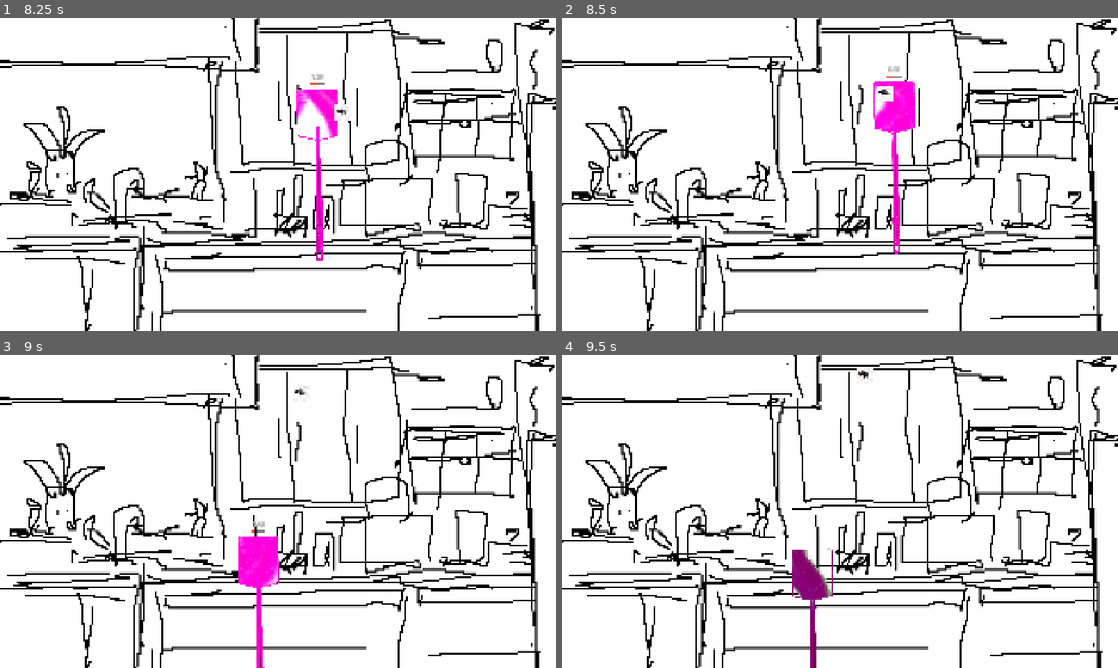
Above: before the commit, frames 1-4 (two rows, left to right).
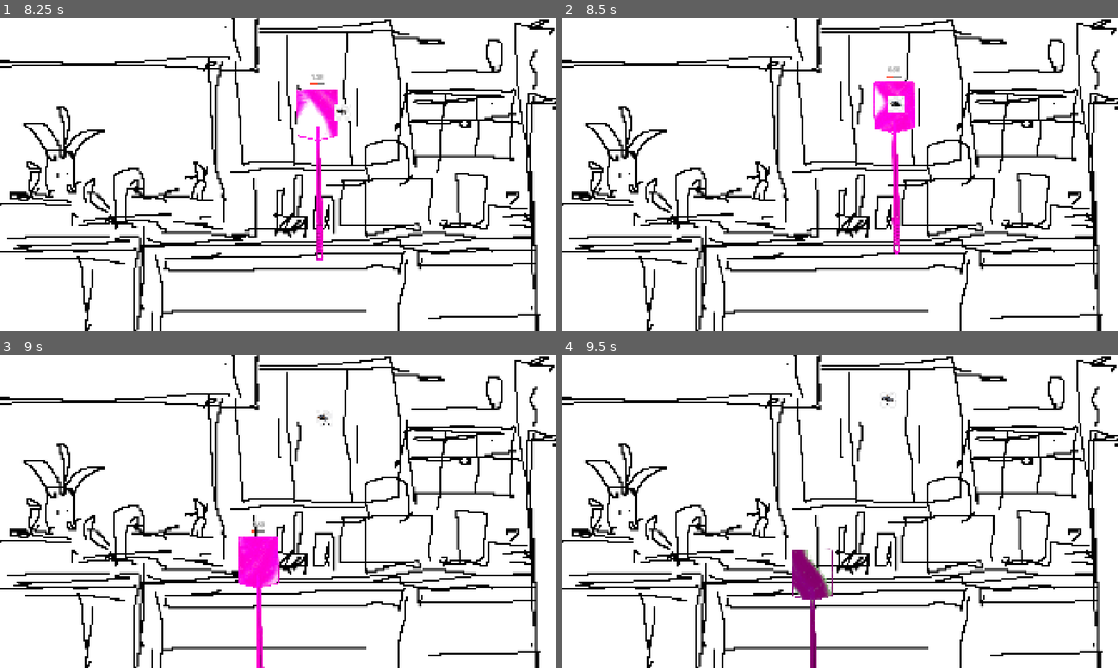
Above: after the commit, the same moments.

Repository: ritks/FlySwatting
Game: Godot game, scene res://Main.tscn
Two runs of this game, one before a commit and one after it. Both use one fixed random seed, a clock stepped at 60 frames per second and the inputs below.
Inputs (mouse positions are in pixels of both pictures, inside the frame that each line leads up to):
- Up to frame 1 (8.25 s): tap Enter at 0.5 s; move the mouse to (400, 158) at 0.52 s; tap F every 0.75 s from 0.6 to 8.1 s; click (400, 158) at 0.67 s; move the mouse to (166, 190) at 1.27 s; click (166, 190) at 1.42 s; move the mouse to (333, 105) at 2.02 s; click (333, 105) at 2.17 s; move the mouse to (250, 237) at 2.77 s; click (250, 237) at 2.92 s; move the mouse to (444, 221) at 3.52 s; click (444, 221) at 3.67 s; move the mouse to (111, 127) at 4.27 s; click (111, 127) at 4.42 s; move the mouse to (305, 174) at 5.02 s; click (305, 174) at 5.17 s; move the mouse to (194, 96) at 5.77 s; click (194, 96) at 5.92 s; move the mouse to (400, 158) at 6.52 s; click (400, 158) at 6.67 s; move the mouse to (166, 190) at 7.27 s; click (166, 190) at 7.42 s; move the mouse to (333, 105) at 8.02 s; click (333, 105) at 8.17 s
- Up to frame 2 (8.5 s): no input
- Up to frame 3 (9 s): move the mouse to (250, 574) at 8.77 s; tap F at 8.85 s; click (250, 574) at 8.92 s
- Up to frame 4 (9.5 s): no input

Frame 1 is identical in both runs. In frame 2, 0.3% of the frame differs, in the area x 56-62%, y 21-31%; in frame 3, less than 0.1%; in frame 4, less than 0.1%.

Commit message:
Rework swatter types into hand-authored head scenes
- Each swatter type (fly swatter, frying pan) is now its own scene with a real Sprite2D + CollisionShape2D, editable directly in the 2D editor gizmo instead of being computed at runtime
- Equipping swaps by reparenting the clicked head between the swatter and its pickup slot, rather than swapping resource-driven texture/shape data
- Slimmed SwatterKit down to just swat_time and follow_speed
- Removed the now-unused SwatterPickup scene/script and the unused kitchen.webp asset

Co-Authored-By: Claude Sonnet 5 <noreply@anthropic.com>

Diff:
--- a/Main.gd
+++ b/Main.gd
@@ -16,7 +16,8 @@
 @onready var camera: Camera2D = $Camera2D
 
 func _ready() -> void:
-	Input.mouse_mode = Input.MOUSE_MODE_VISIBLE
+	# Input.mouse_mode = Input.MOUSE_MODE_VISIBLE
+	Input.mouse_mode = Input.MOUSE_MODE_HIDDEN
 	swatter.flies_swatted.connect(_on_flies_swatted)
 	spawn_timer.timeout.connect(_on_spawn_timer_timeout)
 	_update_score_label()
--- a/Main.tscn
+++ b/Main.tscn
@@ -3,8 +3,7 @@
 [ext_resource type="PackedScene" uid="uid://dcsqdnugvemyg" path="res://Swatter.tscn" id="1_swatter"]
 [ext_resource type="Script" uid="uid://bv8wy0ysytguu" path="res://Main.gd" id="2_main_script"]
 [ext_resource type="Texture2D" uid="uid://cburec6kaqf0u" path="res://kitchen.png" id="3_kitchen"]
-[ext_resource type="PackedScene" path="res://SwatterPickup.tscn" id="4_pickup"]
-[ext_resource type="Resource" path="res://SwatterKitFryingPan.tres" id="5_frying_pan_kit"]
+[ext_resource type="PackedScene" path="res://SwatterHeadFryingPan.tscn" id="4_head_frying_pan"]
 
 [node name="Node2D" type="Node2D" unique_id=1227232645]
 script = ExtResource("2_main_script")
@@ -20,9 +19,11 @@
 
 [node name="Swatter" parent="." unique_id=1217006272 instance=ExtResource("1_swatter")]
 
-[node name="FryingPanPickup" parent="." instance=ExtResource("4_pickup")]
+[node name="PickupSlot" type="Node2D" parent="."]
 position = Vector2(-960, 540)
-kit = ExtResource("5_frying_pan_kit")
+
+[node name="FryingPanPickup" parent="PickupSlot" instance=ExtResource("4_head_frying_pan")]
+groups=["swatter_pickup"]
 
 [node name="CanvasLayer" type="CanvasLayer" parent="." unique_id=1558141328]
 
--- a/Swatter.gd
+++ b/Swatter.gd
@@ -7,40 +7,28 @@
 const BAR_SIZE := Vector2(50.0, 8.0)
 const BAR_MARGIN := 20.0
 const TIMER_LABEL_SIZE := Vector2(90.0, 30.0)
-const FOLLOW_SPEED := 10.0
 
-@export var default_kit: SwatterKit
-
-@onready var sprite: Sprite2D = $Sprite2D
 @onready var timer_label: Label = $TimerLabel
-@onready var collision_shape: CollisionShape2D = $CollisionShape2D
 
 var state: State = State.IDLE
-var kit: SwatterKit
+var active_head: SwatterHead
 var time_left: float = 0.0
 var bar_offset: Vector2
 var swat_center_offset: Vector2
 
 func _ready() -> void:
-	add_to_group("swatter")
-	set_kit(default_kit)
+	for child in get_children():
+		if child is SwatterHead:
+			active_head = child
+			break
+	_refresh_active_head_metrics()
 
-func set_kit(new_kit: SwatterKit) -> void:
-	if new_kit == null or state != State.IDLE:
-		return
-	kit = new_kit
-
-	sprite.texture = kit.texture
-	sprite.scale = kit.sprite_scale
-
-	var shape := collision_shape.shape as RectangleShape2D
-	shape.size = kit.collision_size
-	collision_shape.position = kit.collision_offset
-	swat_center_offset = kit.collision_offset
+func _refresh_active_head_metrics() -> void:
+	swat_center_offset = active_head.collision_shape.position
 
 	var sprite_half_height := 0.0
-	if sprite.texture:
-		sprite_half_height = sprite.texture.get_height() * sprite.scale.y / 2.0
+	if active_head.sprite.texture:
+		sprite_half_height = active_head.sprite.texture.get_height() * active_head.sprite.scale.y / 2.0
 	bar_offset = Vector2(-BAR_SIZE.x / 2.0, -sprite_half_height - BAR_MARGIN)
 	timer_label.position = bar_offset + Vector2(
 		BAR_SIZE.x / 2.0 - TIMER_LABEL_SIZE.x / 2.0,
@@ -49,7 +37,7 @@
 
 func _process(delta: float) -> void:
 	var target := get_global_mouse_position() - swat_center_offset
-	var weight := 1.0 - exp(-FOLLOW_SPEED * delta)
+	var weight := 1.0 - exp(-active_head.kit.follow_speed * delta)
 	global_position = global_position.lerp(target, weight)
 
 	if state == State.COUNTDOWN:
@@ -62,38 +50,59 @@
 
 func _unhandled_input(event: InputEvent) -> void:
 	if event is InputEventMouseButton and event.button_index == MOUSE_BUTTON_LEFT and event.pressed:
+		if state != State.IDLE:
+			return
+
 		var pickup := _pickup_at_mouse()
 		if pickup:
-			set_kit(pickup.kit)
+			_swap_head(pickup)
 			return
 
-		if state == State.IDLE:
-			state = State.COUNTDOWN
-			time_left = kit.swat_time
-			timer_label.text = "%.2f" % time_left
-			timer_label.visible = true
+		state = State.COUNTDOWN
+		time_left = active_head.kit.swat_time
+		timer_label.text = "%.2f" % time_left
+		timer_label.visible = true
 
-func _pickup_at_mouse() -> Area2D:
+func _pickup_at_mouse() -> SwatterHead:
 	var params := PhysicsPointQueryParameters2D.new()
 	params.position = get_global_mouse_position()
 	params.collide_with_areas = true
 	params.collide_with_bodies = false
 	for result in get_world_2d().direct_space_state.intersect_point(params, 32):
 		var collider: Object = result["collider"]
-		if collider is Area2D and collider.is_in_group("swatter_pickup"):
+		if collider is SwatterHead and collider.is_in_group("swatter_pickup"):
 			return collider
 	return null
+
+func _swap_head(new_head: SwatterHead) -> void:
+	var slot := new_head.get_parent()
+	var old_head := active_head
+
+	slot.remove_child(new_head)
+	add_child(new_head)
+	new_head.position = Vector2.ZERO
+	new_head.remove_from_group("swatter_pickup")
+	new_head.add_to_group("swatter")
+
+	remove_child(old_head)
+	slot.add_child(old_head)
+	old_head.position = Vector2.ZERO
+	old_head.remove_from_group("swatter")
+	old_head.add_to_group("swatter_pickup")
+
+	active_head = new_head
+	_refresh_active_head_metrics()
 
 func _do_swat() -> void:
 	state = State.IDLE
 	timer_label.visible = false
 
-	modulate = Color(0.3, 1.0, 0.3)
+	active_head.modulate = Color(0.3, 1.0, 0.3)
 	var tw := create_tween()
-	tw.tween_property(self, "modulate", Color(1, 1, 1), 0.2)
+	tw.tween_property(active_head, "modulate", Color(1, 1, 1), 0.2)
 
 	var count := 0
-	for area in get_overlapping_areas():
+	for area in active_head.get_overlapping_areas():
 		if area.is_in_group("fly"):
 			area.queue_free()
 			count += 1
@@ -103,7 +112,7 @@
 func _draw() -> void:
 	if state == State.IDLE:
 		return
-	var pct := time_left / kit.swat_time
+	var pct := time_left / active_head.kit.swat_time
 	draw_rect(Rect2(bar_offset, BAR_SIZE), Color(0, 0, 0, 0.5))
 	draw_rect(Rect2(bar_offset, Vector2(BAR_SIZE.x * pct, BAR_SIZE.y)), Color(1, 0.3, 0.2, 1))
 	draw_rect(Rect2(bar_offset, BAR_SIZE), Color(1, 1, 1, 1), false, 1.0)
--- a/Swatter.tscn
+++ b/Swatter.tscn
@@ -1,23 +1,13 @@
 [gd_scene format=3 uid="uid://dcsqdnugvemyg"]
 
-[ext_resource type="Texture2D" uid="uid://dkr1gjjpfexwo" path="res://swatter.png" id="1_21t1h"]
-[ext_resource type="Script" uid="uid://c5qbxg48smi4o" path="res://Swatter.gd" id="2_swatter_script"]
-[ext_resource type="Resource" path="res://SwatterKitFlySwatter.tres" id="3_default_kit"]
-
-[sub_resource type="RectangleShape2D" id="RectangleShape2D_h5u18"]
-size = Vector2(143, 173)
+[ext_resource type="Script" uid="uid://c5qbxg48smi4o" path="res://Swatter.gd" id="1_swatter_script"]
+[ext_resource type="PackedScene" path="res://SwatterHeadFlySwatter.tscn" id="2_head_fly_swatter"]
 
 [node name="Node2D2" type="Area2D" unique_id=1499164134]
-script = ExtResource("2_swatter_script")
-default_kit = ExtResource("3_default_kit")
+script = ExtResource("1_swatter_script")
 
-[node name="CollisionShape2D" type="CollisionShape2D" parent="." unique_id=1457608996]
-position = Vector2(0, -212)
-shape = SubResource("RectangleShape2D_h5u18")
-
-[node name="Sprite2D" type="Sprite2D" parent="." unique_id=1892513378]
-scale = Vector2(0.17, 0.17)
-texture = ExtResource("1_21t1h")
+[node name="HeadFlySwatter" parent="." instance=ExtResource("2_head_fly_swatter")]
+groups=["swatter"]
 
 [node name="TimerLabel" type="Label" parent="."]
 custom_minimum_size = Vector2(90, 30)
--- /dev/null
+++ b/SwatterHead.gd
@@ -0,0 +1,7 @@
+extends Area2D
+class_name SwatterHead
+
+@export var kit: SwatterKit
+
+@onready var sprite: Sprite2D = $Sprite2D
+@onready var collision_shape: CollisionShape2D = $CollisionShape2D
--- /dev/null
+++ b/SwatterHeadFlySwatter.tscn
@@ -0,0 +1,20 @@
+[gd_scene load_steps=5 format=3]
+
+[ext_resource type="Script" path="res://SwatterHead.gd" id="1_script"]
+[ext_resource type="Texture2D" uid="uid://dkr1gjjpfexwo" path="res://swatter.png" id="2_tex"]
+[ext_resource type="Resource" path="res://SwatterKitFlySwatter.tres" id="3_kit"]
+
+[sub_resource type="RectangleShape2D" id="RectangleShape2D_fly_swatter"]
+size = Vector2(143, 173)
+
+[node name="SwatterHeadFlySwatter" type="Area2D"]
+script = ExtResource("1_script")
+kit = ExtResource("3_kit")
+
+[node name="Sprite2D" type="Sprite2D" parent="."]
+scale = Vector2(0.17, 0.17)
+texture = ExtResource("2_tex")
+
+[node name="CollisionShape2D" type="CollisionShape2D" parent="."]
+position = Vector2(0, -212)
+shape = SubResource("RectangleShape2D_fly_swatter")
--- /dev/null
+++ b/SwatterHeadFryingPan.tscn
@@ -0,0 +1,20 @@
+[gd_scene format=3 uid="uid://c2gdli1xb8275"]
+
+[ext_resource type="Script" uid="uid://1umtyqkpfjqw" path="res://SwatterHead.gd" id="1_script"]
+[ext_resource type="Texture2D" uid="uid://bf2nn0yhpiaec" path="res://fryingpan.png" id="2_tex"]
+[ext_resource type="Resource" path="res://SwatterKitFryingPan.tres" id="3_kit"]
+
+[sub_resource type="CircleShape2D" id="CircleShape2D_onsvp"]
+radius = 124.0645
+
+[node name="SwatterHeadFryingPan" type="Area2D" unique_id=1598726949]
+script = ExtResource("1_script")
+kit = ExtResource("3_kit")
+
+[node name="Sprite2D" type="Sprite2D" parent="." unique_id=1947573479]
+scale = Vector2(0.216, 0.216)
+texture = ExtResource("2_tex")
+
+[node name="CollisionShape2D" type="CollisionShape2D" parent="." unique_id=1236475524]
+position = Vector2(8, -67)
+shape = SubResource("CircleShape2D_onsvp")
--- a/SwatterKit.gd
+++ b/SwatterKit.gd
@@ -1,8 +1,5 @@
 extends Resource
 class_name SwatterKit
 
-@export var texture: Texture2D
-@export var sprite_scale: Vector2 = Vector2.ONE
-@export var collision_size: Vector2 = Vector2(50.0, 50.0)
-@export var collision_offset: Vector2 = Vector2.ZERO
 @export var swat_time: float = 2.0
+@export var follow_speed: float = 10.0
--- a/SwatterKitFlySwatter.tres
+++ b/SwatterKitFlySwatter.tres
@@ -1,12 +1,6 @@
-[gd_resource type="Resource" script_class="SwatterKit" load_steps=3 format=3]
+[gd_resource type="Resource" script_class="SwatterKit" format=3 uid="uid://dlcbkx7w2o4n4"]
 
-[ext_resource type="Script" path="res://SwatterKit.gd" id="1_script"]
-[ext_resource type="Texture2D" uid="uid://dkr1gjjpfexwo" path="res://swatter.png" id="2_tex"]
+[ext_resource type="Script" uid="uid://dmu45f4gvuub1" path="res://SwatterKit.gd" id="1_script"]
 
 [resource]
 script = ExtResource("1_script")
-texture = ExtResource("2_tex")
-sprite_scale = Vector2(0.17, 0.17)
-collision_size = Vector2(143, 173)
-collision_offset = Vector2(0, -212)
-swat_time = 2.0
--- a/SwatterKitFryingPan.tres
+++ b/SwatterKitFryingPan.tres
@@ -1,12 +1,8 @@
-[gd_resource type="Resource" script_class="SwatterKit" load_steps=3 format=3]
+[gd_resource type="Resource" script_class="SwatterKit" format=3 uid="uid://bmrg0o3snufit"]
 
-[ext_resource type="Script" path="res://SwatterKit.gd" id="1_script"]
-[ext_resource type="Texture2D" uid="uid://bf2nn0yhpiaec" path="res://fryingpan.png" id="2_tex"]
+[ext_resource type="Script" uid="uid://dmu45f4gvuub1" path="res://SwatterKit.gd" id="1_script"]
 
 [resource]
 script = ExtResource("1_script")
-texture = ExtResource("2_tex")
-sprite_scale = Vector2(0.12, 0.12)
-collision_size = Vector2(148, 160)
-collision_offset = Vector2(0, -35)
 swat_time = 5.0
+follow_speed = 4.0
--- a/SwatterPickup.gd
+++ /dev/null
@@ -1,15 +0,0 @@
-extends Area2D
-
-@export var kit: SwatterKit
-
-@onready var sprite: Sprite2D = $Sprite2D
-@onready var collision_shape: CollisionShape2D = $CollisionShape2D
-
-func _ready() -> void:
-	add_to_group("swatter_pickup")
-	sprite.texture = kit.texture
-	sprite.scale = kit.sprite_scale
-
-	var shape := collision_shape.shape as RectangleShape2D
-	shape.size = kit.collision_size
-	collision_shape.position = kit.collision_offset
--- a/SwatterPickup.tscn
+++ /dev/null
@@ -1,14 +0,0 @@
-[gd_scene load_steps=2 format=3]
-
-[ext_resource type="Script" path="res://SwatterPickup.gd" id="1_script"]
-
-[sub_resource type="RectangleShape2D" id="RectangleShape2D_pickup"]
-size = Vector2(50, 50)
-
-[node name="SwatterPickup" type="Area2D"]
-script = ExtResource("1_script")
-
-[node name="Sprite2D" type="Sprite2D" parent="."]
-
-[node name="CollisionShape2D" type="CollisionShape2D" parent="."]
-shape = SubResource("RectangleShape2D_pickup")
Not shown, added: SwatterHead.gd.uid
Not shown, removed: SwatterPickup.gd.uid
Binary file removed: kitchen.webp
Not shown, removed: kitchen.webp.import
